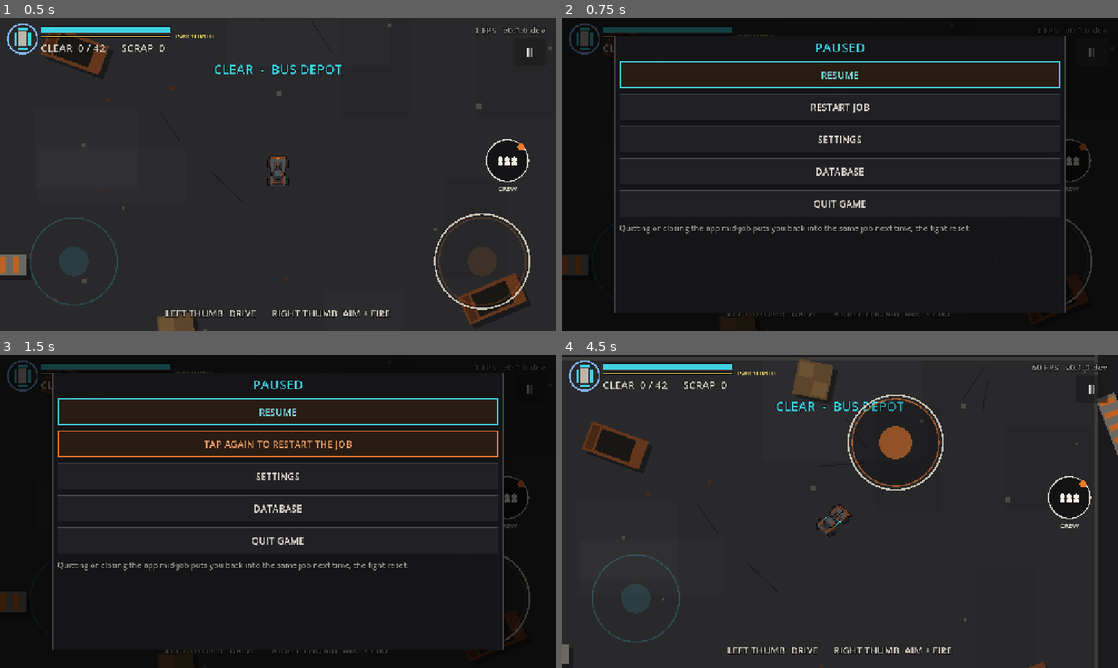
Above: before the commit, frames 1-4 (two rows, left to right).
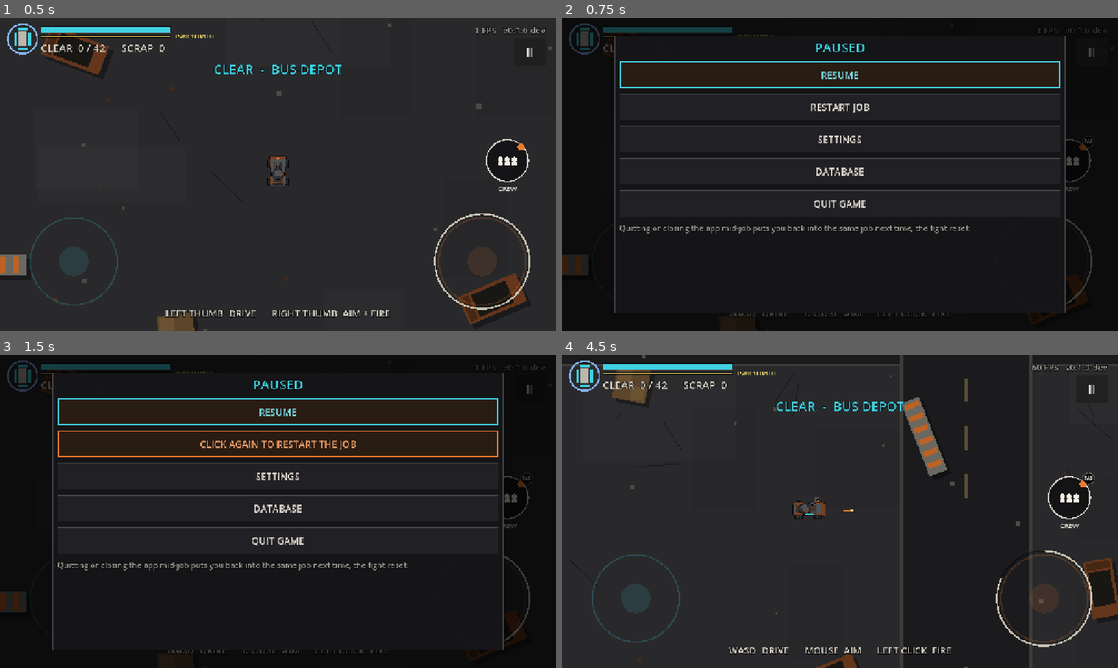
Above: after the commit, the same moments.

Repository: Asmogius/helriders-game
Game: Godot game, scene res://scenes/mission.tscn
Two runs of this game, one before a commit and one after it. Both use one fixed random seed, a clock stepped at 60 frames per second and the inputs below. This scene is started directly instead of the project's main scene.
Inputs (mouse positions are in pixels of both pictures, inside the frame that each line leads up to):
- Up to frame 1 (0.5 s): no input
- Up to frame 2 (0.75 s): click "II" at 0.5 s
- Up to frame 3 (1.5 s): click "RESTART JOB" at 1.25 s
- Up to frame 4 (4.5 s): click "TAP AGAIN TO RESTART THE JOB" (after the commit: "CLICK AGAIN TO RESTART THE JOB") at 2 s; tap Enter (ui_accept) at 2.75, 3.02 s; move the mouse to (962, 495) at 2.77 s; hold D 2.78-3.5 s; tap 1 at 2.85 s; click (962, 495) at 2.92 s; tap 9 at 3.05 s; drag from (728, 527) to (812, 574) at 3.52 s; move the mouse to (895, 442) at 4.27 s; hold D from 4.28 s (still down); tap Q at 4.35 s; click (895, 442) at 4.42 s

Frame 1 is identical in both runs. In frame 2, 0.2% of the frame differs, in the area x 29-96%, y 38-96%; in frame 3, 0.6%; in frame 4, 8.3%, in the area x 0-100%, y 0-100%.

Commit message:
Mouse and keyboard controls for PC
- Pad tracks a third input scheme, Pad.kbm: a key, click or mouse move on
  a PC switches to it; a pad press or a touch switches back. On a PC the
  mouse no longer emulates touch, so it never grabs the touch sticks.
- Fight: WASD / arrows drive, the turret follows the mouse, left click
  fires (the Mortar lands at the cursor), right click toggles LOCK, Q/E/F
  fire utilities 1-3, Tab opens the crew wheel (point and click, or 1-4).
  With LOCK on and no click, the turret is left to the lock.
- HUD key badges (Q/E/F, RMB, TAB), a WASD control line, tutorial tips and
  tap -> click wording in mouse-and-keyboard mode.
- pc_test covers it.

Co-Authored-By: Claude Opus 5.5 <noreply@anthropic.com>
Claude-Session: https://claude.ai/code/session_01MV1FEki3GzmK1gJ3g2L97W

Diff:
--- a/scripts/hud.gd
+++ b/scripts/hud.gd
@@ -369,7 +369,9 @@
 func _controls_hint() -> void:
 	var lock := _lock_button.visible
 	var pad := get_node_or_null("/root/Pad")
-	if pad != null and bool(pad.get("active")):
+	if pad != null and bool(pad.get("kbm")):
+		_hint.text = "WASD  DRIVE      MOUSE  AIM      LEFT CLICK  FIRE" + ("      RIGHT CLICK  LOCK" if lock else "")
+	elif pad != null and bool(pad.get("active")):
 		var sw := bool(pad.call("sticks_swapped"))
 		_hint.text = "%s STICK  DRIVE      %s STICK  AIM      %s  FIRE" % ["RIGHT" if sw else "LEFT", "LEFT" if sw else "RIGHT", str(pad.call("button_name", "fire"))] \
 			+ ("      %s  LOCK" % str(pad.call("button_name", "lock")) if lock else "")
@@ -510,6 +512,11 @@
 
 func is_choice_open() -> bool:
 	return _choice != null
+
+
+## Where the crew wheel sits on screen (mouse pointing picks a slice).
+func wheel_center() -> Vector2:
+	return _wheel.get_global_rect().position + _wheel.center()
 
 
 ## Answer the open choice (its buttons call this; tests can too).
@@ -1097,16 +1104,19 @@
 # --- Controller (pad.gd) ---------------------------------------------------------
 
 const PadGlyph := preload("res://scripts/pad_glyph.gd")
+const PadScript := preload("res://scripts/pad.gd")
 
 
 ## Controller mode: each button shows the pad button that works it.
 func _pad_badges(_on := false) -> void:
 	var pad := get_node_or_null("/root/Pad")
 	var on := pad != null and bool(pad.get("active"))
+	var keys := pad != null and bool(pad.get("kbm"))
 	for i in _ability_buttons.size():
-		_ability_buttons[i].pad_badge = str(pad.call("badge", "ability_%d" % (i + 1))) if on and i < 3 else ""
-	_lock_button.pad_badge = str(pad.call("badge", "lock")) if on else ""
-	_crew_button.pad_badge = str(pad.call("badge", "crew")) if on else ""
+		var action := "ability_%d" % (i + 1)
+		_ability_buttons[i].pad_badge = str(pad.call("badge", action)) if on and i < 3 else (str(PadScript.KBM_BADGES[action]) if keys and i < 3 else "")
+	_lock_button.pad_badge = str(pad.call("badge", "lock")) if on else ("RMB" if keys else "")
+	_crew_button.pad_badge = str(pad.call("badge", "crew")) if on else ("TAB" if keys else "")
 	_controls_hint()
 
 
--- a/scripts/mission.gd
+++ b/scripts/mission.gd
@@ -606,6 +606,7 @@
 	vehicle.drive_input = hud.left_stick.output
 	vehicle.aim_input = hud.right_stick.output
 	_pad_input()
+	_kbm_input()
 	if tutorial:
 		_tutorial_tick()
 	if auto_spawn_specials:
@@ -802,6 +803,13 @@
 }
 
 
+const TUT_KBM_TIPS := {
+	0: "DRIVE: hold W A S D (or the arrow keys) for the way you want to go. The rig turns to follow.",
+	1: "SHOOT: the turret follows your mouse. Point at a zombie and hold the left button to fire.",
+	2: "LOCK: right-click. While it's on, your turret picks targets and fires by itself.",
+}
+
+
 ## Touch <-> controller mid-tutorial: swap the tip's wording.
 func _on_pad_mode(_on: bool) -> void:
 	if tutorial and tut_step < TUT_TIPS.size() and not bool(_tut_mark.get("spawned", false)):
@@ -810,6 +818,8 @@
 
 func _tut_tip(i: int) -> String:
 	var pad := _pad()
+	if pad != null and bool(pad.get("kbm")) and TUT_KBM_TIPS.has(i):
+		return str(TUT_KBM_TIPS[i])
 	if pad == null or not bool(pad.get("active")) or not TUT_PAD_TIPS.has(i):
 		return TUT_TIPS[i]
 	var swapped := bool(pad.call("sticks_swapped"))
@@ -950,6 +960,7 @@
 ## A tap (or any pad button) during the wreck skips to the card.
 func _input(event: InputEvent) -> void:
 	if not _in_wreck:
+		_kbm_event(event)
 		return
 	if (event is InputEventScreenTouch and (event as InputEventScreenTouch).pressed) or (event is InputEventMouseButton and (event as InputEventMouseButton).pressed) \
 			or (event is InputEventJoypadButton and (event as InputEventJoypadButton).pressed):
@@ -1063,6 +1074,103 @@
 		vehicle.fire_trigger = false
 	else:
 		vehicle.fire_trigger = false
+
+
+# --- Mouse and keyboard (PC; pad.gd tracks the scheme) ------------------------------
+# WASD / arrows drive, the turret follows the mouse, left click fires (the
+# Mortar lands where you point), right click toggles LOCK, Q / E / F fire
+# utilities 1-3, Tab opens the crew wheel (point and click, or 1-4), Esc pauses.
+# With LOCK on and no click, the turret is left to the lock.
+
+var kbm_mouse_override := Vector2.INF   # tests: a world point standing in for the mouse
+var kbm_fire_override := -1             # tests: 1 = left button held, 0 = not
+
+
+func _kbm_on() -> bool:
+	var pad := _pad()
+	return pad != null and bool(pad.get("kbm"))
+
+
+func _kbm_mouse() -> Vector2:
+	return kbm_mouse_override if kbm_mouse_override != Vector2.INF else get_global_mouse_position()
+
+
+func _kbm_firing() -> bool:
+	if kbm_fire_override >= 0:
+		return kbm_fire_override == 1
+	return Input.is_mouse_button_pressed(MOUSE_BUTTON_LEFT)
+
+
+func _kbm_input() -> void:
+	if not _kbm_on() or state != State.RUNNING:
+		return
+	if hud.is_crew_wheel_open():
+		var dir := get_viewport().get_mouse_position() - hud.wheel_center()
+		hud.pad_wheel_point(dir.normalized() if dir.length() > 40.0 else Vector2.ZERO)
+		vehicle.drive_input = Vector2.ZERO
+		vehicle.aim_input = Vector2.ZERO
+		vehicle.fire_trigger = false
+		return
+	var drive := PadScript.kbm_drive()
+	if drive != Vector2.ZERO:
+		vehicle.drive_input = drive
+	var to := _kbm_mouse() - vehicle.global_position
+	var dir := to.normalized() if to.length() > 1.0 else Vector2.RIGHT.rotated(vehicle.rotation)
+	if _kbm_firing():
+		var push := 1.0
+		var mortar := _mortar_stats()
+		if not mortar.is_empty():
+			# The shell lands where you point (within the Mortar's reach).
+			var t := clampf(inverse_lerp(float(mortar.get("min_range", 300.0)), float(mortar.get("max_range", 1200.0)), to.length()), 0.0, 1.0)
+			push = lerpf(Vehicle.AIM_DEADZONE, 1.0, t)
+		vehicle.aim_input = dir * maxf(push, Vehicle.AIM_DEADZONE + 0.01)
+		vehicle.fire_trigger = true
+	else:
+		vehicle.fire_trigger = false
+		if not vehicle.lock_enabled:
+			vehicle.aim_input = dir * 0.45   # the turret follows the mouse without firing
+
+
+## Keys and clicks that do one thing per press.
+func _kbm_event(event: InputEvent) -> void:
+	var pad := _pad()
+	if pad != null and ProfileScript.is_desktop() and (event is InputEventKey or event is InputEventMouseButton):
+		pad.call("set_kbm", true)   # the fight hears input before Pad does
+	if not _kbm_on() or state != State.RUNNING or menu != null or hud.is_result_visible() or hud.is_choice_open():
+		return
+	if event is InputEventMouseButton and (event as InputEventMouseButton).pressed:
+		var mb := event as InputEventMouseButton
+		if hud.is_crew_wheel_open():
+			if mb.button_index == MOUSE_BUTTON_LEFT:
+				hud.pad_wheel_confirm()
+			elif mb.button_index == MOUSE_BUTTON_RIGHT:
+				hud.close_crew_wheel()
+		elif mb.button_index == MOUSE_BUTTON_RIGHT:
+			hud.pad_lock()
+	elif event is InputEventKey and (event as InputEventKey).pressed and not (event as InputEventKey).echo:
+		var key := int((event as InputEventKey).physical_keycode)
+		if hud.is_crew_wheel_open() and key >= KEY_1 and key <= KEY_9:
+			hud.pick_crew(key - KEY_1)
+			return
+		match PadScript.kbm_action(key):
+			"ability_1":
+				use_ability(0)
+			"ability_2":
+				use_ability(1)
+			"ability_3":
+				use_ability(2)
+			"crew":
+				if hud.is_crew_wheel_open():
+					hud.close_crew_wheel()
+				else:
+					hud.open_crew_wheel()
+
+
+func _mortar_stats() -> Dictionary:
+	for w: Dictionary in vehicle.gun_stats:
+		if str(w.get("kind", "")) == "mortar":
+			return w
+	return {}
 
 
 func _has_mortar() -> bool:
--- a/scripts/pad.gd
+++ b/scripts/pad.gd
@@ -24,10 +24,14 @@
 var _scan := 0.0
 var _modal: Control          # the modal at the last scan (a new one rescans at once)
 var override := {}           # tests: "left" / "right" Vector2 and "r2" bool stand in for the pad
+var kbm := false             # PC: mouse and keyboard in use (pad.gd tracks all three schemes)
 
 
 func _ready() -> void:
 	process_mode = Node.PROCESS_MODE_ALWAYS
+	if _desktop():
+		# On a PC the mouse aims and clicks; it mustn't grab the touch sticks.
+		Input.emulate_touch_from_mouse = false
 	var layer := CanvasLayer.new()
 	layer.layer = 120
 	add_child(layer)
@@ -67,13 +71,22 @@
 				_trig_down[k] = down
 	elif event is InputEventKey and (event as InputEventKey).pressed and not (event as InputEventKey).echo:
 		var k := event as InputEventKey
+		if _desktop():
+			set_kbm(true)
 		if k.keycode == KEY_F11 or ((k.keycode == KEY_ENTER or k.keycode == KEY_KP_ENTER) and k.alt_pressed):
 			_toggle_fullscreen()
 			get_viewport().set_input_as_handled()
-	elif (event is InputEventScreenTouch and (event as InputEventScreenTouch).pressed) \
-			or (event is InputEventMouseButton and (event as InputEventMouseButton).pressed):
+	elif event is InputEventScreenTouch and (event as InputEventScreenTouch).pressed:
 		capturing = ""
 		set_active(false)
+		set_kbm(false)
+	elif event is InputEventMouseButton and (event as InputEventMouseButton).pressed:
+		capturing = ""
+		set_active(false)
+		if _desktop():
+			set_kbm(true)
+	elif event is InputEventMouseMotion and _desktop() and (event as InputEventMouseMotion).relative.length() > 3.0:
+		set_kbm(true)
 
 
 ## F11 or Alt+Enter on a PC: windowed <-> fullscreen (saved like the Settings toggle).
@@ -84,9 +97,26 @@
 	profile.call("set_setting", "fullscreen", not bool(_settings().get("fullscreen", false)))
 
 
+## Mouse and keyboard on a PC (a pad press or a touch switches back).
+func set_kbm(on: bool) -> void:
+	if on == kbm:
+		return
+	kbm = on
+	if on and active:
+		set_active(false)
+		return   # set_active emitted the change
+	mode_changed.emit(active)
+
+
+static func _desktop() -> bool:
+	return not OS.has_feature("mobile") and not OS.has_feature("web")
+
+
 func set_active(on: bool) -> void:
 	if on == active:
 		return
+	if on:
+		kbm = false
 	active = on
 	_scan = 0.0
 	if not on:
@@ -99,10 +129,15 @@
 
 ## The touch wording, or the pad's while a controller is in use (hints and
 ## tips; screens listen to mode_changed to swap them).
-static func hint(touch: String, pad: String) -> String:
+static func hint(touch: String, pad: String, mouse := "") -> String:
 	var tree := Engine.get_main_loop() as SceneTree
 	var p: Node = tree.root.get_node_or_null("Pad") if tree != null else null
-	return pad if p != null and bool(p.get("active")) else touch
+	if p != null and bool(p.get("active")):
+		return pad
+	if p != null and bool(p.get("kbm")):
+		# Mouse and keyboard: its own wording, or the touch text with clicks for taps.
+		return mouse if mouse != "" else touch.replace("Tap", "Click").replace("tap", "click").replace("TAP", "CLICK")
+	return touch
 
 
 # --- Fights: the sticks and triggers ---------------------------------------------
@@ -156,6 +191,30 @@
 	JOY_BUTTON_DPAD_UP: "D-PAD UP", JOY_BUTTON_DPAD_DOWN: "D-PAD DOWN", JOY_BUTTON_DPAD_LEFT: "D-PAD LEFT",
 	JOY_BUTTON_DPAD_RIGHT: "D-PAD RIGHT", JOY_BUTTON_MISC1: "MUTE", JOY_BUTTON_TOUCHPAD: "TOUCHPAD",
 	TRIGGER_BASE + JOY_AXIS_TRIGGER_LEFT: "L2", TRIGGER_BASE + JOY_AXIS_TRIGGER_RIGHT: "R2"}
+
+## Mouse and keyboard (fixed layout): WASD / arrows drive, the mouse aims,
+## left click fires, right click toggles LOCK, Q / E / F fire utilities 1-3,
+## Tab opens the crew wheel (point and click, or 1-4), Esc pauses.
+const KBM_KEYS := {"ability_1": KEY_Q, "ability_2": KEY_E, "ability_3": KEY_F, "crew": KEY_TAB}
+const KBM_NAMES := {"fire": "LEFT CLICK", "lock": "RIGHT CLICK", "ability_1": "Q", "ability_2": "E", "ability_3": "F", "crew": "TAB", "pause": "ESC"}
+const KBM_BADGES := {"fire": "LMB", "lock": "RMB", "ability_1": "Q", "ability_2": "E", "ability_3": "F", "crew": "TAB", "pause": "ESC"}
+
+
+## The fight action a key is bound to (physical key, so it works on any layout), or "".
+static func kbm_action(physical: int) -> String:
+	for a: String in KBM_KEYS:
+		if int(KBM_KEYS[a]) == physical:
+			return a
+	return ""
+
+
+## The WASD / arrow keys as a stick (screen directions).
+static func kbm_drive() -> Vector2:
+	var v := Vector2(
+		float(Input.is_physical_key_pressed(KEY_D) or Input.is_physical_key_pressed(KEY_RIGHT)) - float(Input.is_physical_key_pressed(KEY_A) or Input.is_physical_key_pressed(KEY_LEFT)),
+		float(Input.is_physical_key_pressed(KEY_S) or Input.is_physical_key_pressed(KEY_DOWN)) - float(Input.is_physical_key_pressed(KEY_W) or Input.is_physical_key_pressed(KEY_UP)))
+	return v.normalized()
+
 
 signal map_changed
 var capturing := ""          # an action waiting for its new button (Settings), or ""
--- a/tests/pc_test.gd
+++ b/tests/pc_test.gd
@@ -2,7 +2,8 @@
 ## Headless test for playing on a PC: Esc is the back button (garage: one
 ## level at a time; fight: pause, and Esc again resumes), the Settings page
 ## has a DISPLAY (windowed / fullscreen) toggle that is saved, and F11 or
-## Alt+Enter flips it.
+## Alt+Enter flips it. Mouse and keyboard: WASD drive, the mouse aims, left
+## click fires, right click LOCK, Q/E/F utilities, Tab and 1-4 the crew wheel.
 ##
 ## Run:  godot --headless --fixed-fps 60 --path . -s res://tests/pc_test.gd
 
@@ -10,12 +11,15 @@
 const Mission := preload("res://scripts/mission.gd")
 const Missions := preload("res://scripts/missions.gd")
 const ProfileScript := preload("res://scripts/profile.gd")
+const Parts := preload("res://scripts/parts.gd")
+const Crew := preload("res://scripts/crew.gd")
 
 var profile: ProfileScript
 var garage: Garage
 var main: Mission
 var frame := 0
 var failures: Array[String] = []
+var mark_picked := false
 
 
 func _initialize() -> void:
@@ -34,6 +38,25 @@
 		e.physical_keycode = code
 		e.pressed = down
 		e.alt_pressed = alt
+		Input.parse_input_event(e)
+	Input.flush_buffered_events()
+
+
+func _hold(code: Key, down: bool) -> void:
+	var e := InputEventKey.new()
+	e.keycode = code
+	e.physical_keycode = code
+	e.pressed = down
+	Input.parse_input_event(e)
+	Input.flush_buffered_events()
+
+
+func _click(button: MouseButton) -> void:
+	for down: bool in [true, false]:
+		var e := InputEventMouseButton.new()
+		e.button_index = button
+		e.pressed = down
+		e.position = Vector2(640, 360)
 		Input.parse_input_event(e)
 	Input.flush_buffered_events()
 
@@ -82,15 +105,55 @@
 			_key(KEY_ESCAPE)
 		8:
 			_check(garage.menu == null, "Esc backs out of the menu (settings, then closed)")
+			_check(bool(root.get_node("Pad").get("kbm")), "keys on a PC switch to mouse-and-keyboard mode")
+			_check(garage._hint.text.begins_with("Click a slot"), "garage hints say click, not tap")
 			garage.queue_free()
 			main = (load("res://scenes/mission.tscn") as PackedScene).instantiate() as Mission
 			main.mission_override = Missions.make("clear", 1, 7)
 			main.auto_spawn_specials = false
+			var rng := RandomNumberGenerator.new()
+			rng.seed = 3
+			main.crew_override = [Crew.make("driver", "Common", rng)]
 			root.add_child(main)
-		12:
+		11:
+			main.zombies.spawn_budget = 0
+			main.zombies.clear_all()
+			var l: Dictionary = Parts.STARTER_LOADOUT.duplicate(true)
+			l.utility = ["nitro_bottle"]
+			main.apply_rig(profile.build_stats(l))
+			main.vehicle.armor_max = 100000.0
+			main.vehicle.armor = main.vehicle.armor_max
+			_hold(KEY_W, true)
+			main.kbm_mouse_override = main.vehicle.global_position + Vector2(300, 0)
+			main.kbm_fire_override = 0
+		13:
+			var v := main.vehicle
+			_check(v.drive_input.distance_to(Vector2(0, -1)) < 0.01, "W drives up the screen")
+			_check(v.aim_input.distance_to(Vector2(0.45, 0)) < 0.01 and not v.fire_trigger, "the turret follows the mouse without firing")
+			_hold(KEY_W, false)
+			main.kbm_fire_override = 1
+		15:
+			var v := main.vehicle
+			_check(v.fire_trigger and v.aim_input.length() > 0.99, "holding the left button fires")
+			main.kbm_fire_override = 0
+			var hud: Variant = main.get("hud")
+			_check(hud._ability_buttons[0].pad_badge == "Q" and hud._crew_button.pad_badge == "TAB" and str(hud._hint.text).begins_with("WASD"), "HUD shows key badges and the WASD control line")
+			_key(KEY_Q)
+			_check(float(main.vehicle.abilities[0].ready_in) > 0.0, "Q fires the first utility")
+			hud._lock_button.visible = true
+			var lock: bool = hud._lock_button.on
+			_click(MOUSE_BUTTON_RIGHT)
+			_check(hud._lock_button.on != lock, "right click toggles LOCK")
+			_key(KEY_TAB)
+			_check(hud.is_crew_wheel_open(), "Tab opens the crew wheel")
+			mark_picked = false
+			hud.crew_picked.connect(func(_i: int) -> void: mark_picked = true)
+			_key(KEY_1)
+			_check(mark_picked and not hud.is_crew_wheel_open(), "1 picks the first crew member")
+		18:
 			_key(KEY_ESCAPE)
 			_check(paused and main.menu != null, "Esc pauses the fight")
-		14:
+		20:
 			_key(KEY_ESCAPE)
 			_check(not paused and main.menu == null, "Esc again resumes")
 			_finish()
Not shown, changed: AGENTS.md
Not shown, changed: docs/DESIGN.md
